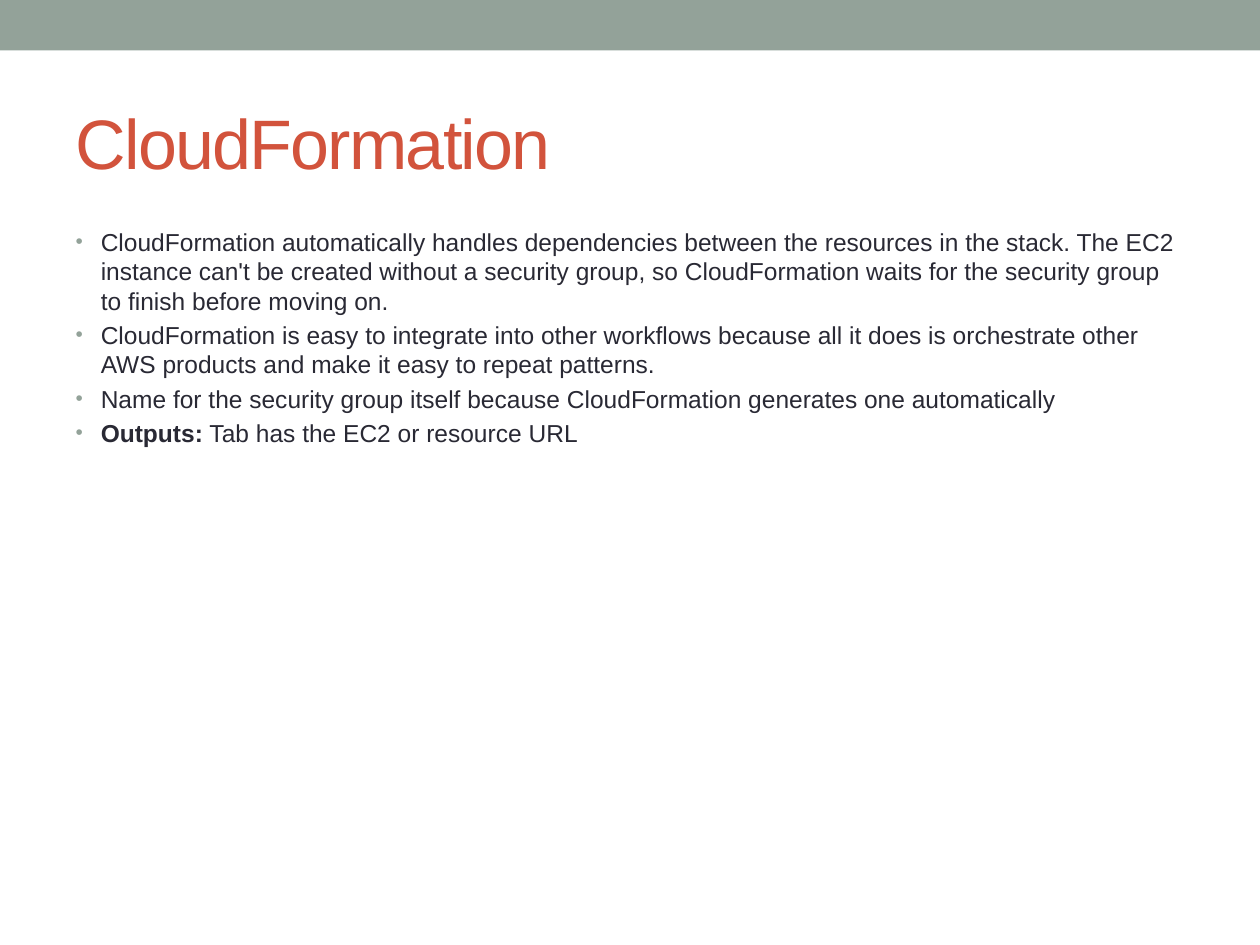
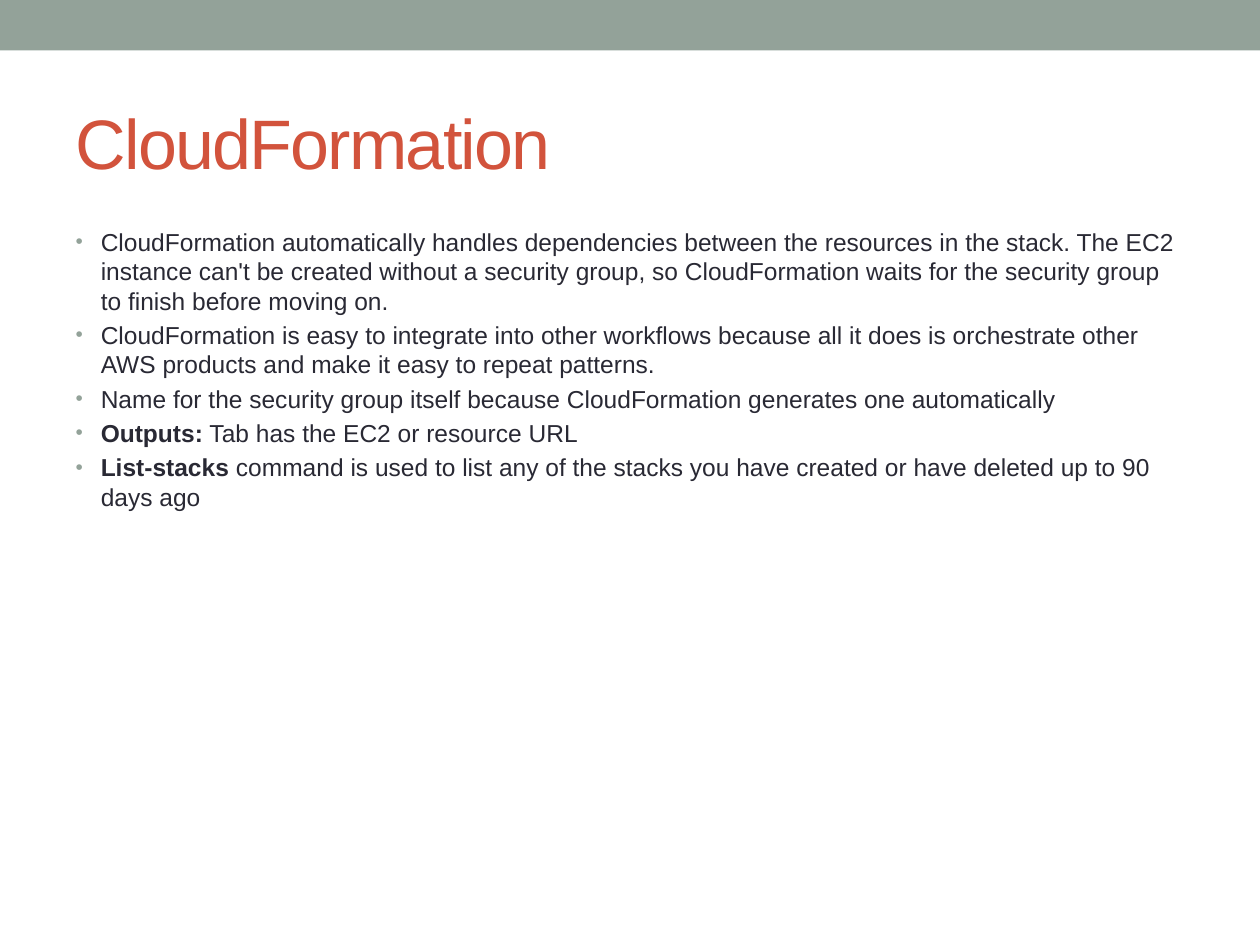
Before and after one commit to notionquest/ProjectDocumentation, a slide deck: slide 42 of AWS_Solution_Architect.pptx. Drawn at 1260x945 pixels with LibreOffice and Linux fonts; fonts in the diff are those of the drawing. Boxes give left, top, right and bottom in pixels: in the first picture for what was removed or moved away, otherwise in the second. Text is boxed around its words. In the diff, an @@ line names an element or a change of style, - is before the commit and + after.

Commit message:
dynamodb, cloudfront and elb

```diff
--- a/AWS_Solution_Architect.pptx
+++ b/AWS_Solution_Architect.pptx
@@ text at bbox=[101, 458, 1149, 511]: paragraph added @@
+• List-stacks command is used to list any of the stacks you have created or have deleted up to 90 days ago
```
Also in this commit, not shown: 9 other slides changed, 4 slides added.
